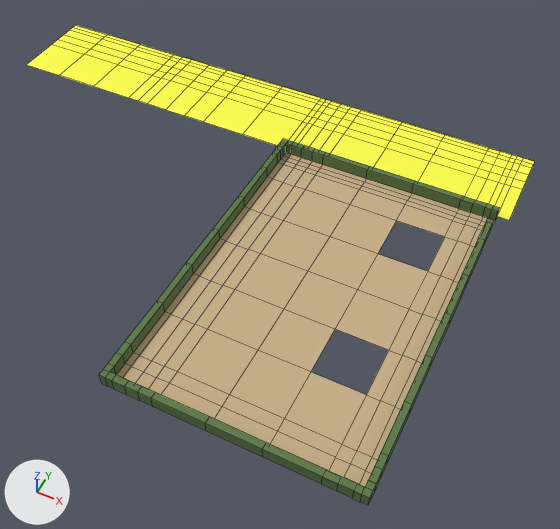
The Blender file assets/buildings/paseo.blend, before and after one commit.
Both versions are drawn from a 50 mm camera at (7.6, -110.3, 87.3) aimed at (-29.8, -35.5, -6.2). Lighting does not change. The marker at lower left points along +X, +Y and +Z. The first picture is the older version. Mesh edges are drawn as thin lines.
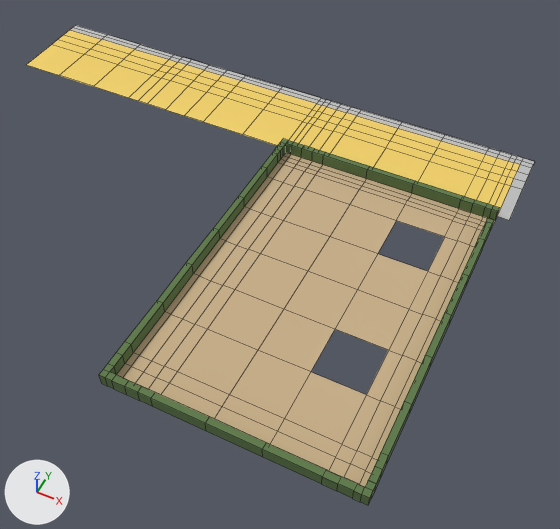
The change, as a list of edits to the scene's bpy script:
```text
Change mat_sand:
    mat_sand.base_color: (1.0, 1.0, 0.0742) -> (0.888, 0.638, 0.147)  # yellow #ffff4d -> yellow #f2d16b
Add mat_sidewalk:
    mat_sidewalk = principled_material('Sidewalk')
    mat_sidewalk.base_color = (0.521, 0.521, 0.521)  # light grey #bfbfbf
    mat_sidewalk.roughness = 1.0
Change me_plane_001:
    where me_plane_001.from_pydata(...)  # 486 vertices, 427 faces; spans x -95.0..1.0, y -70.0..0.0, z 0.0..2.1
    used by ob_plane; location = (0.0, 0.0, 0.0)
    me_plane_001 part 1: 79 of the faces centred in x -91.0..1.0, y -12.0..0.0, z 0.1 switch from mat_sand (yellow #ffff4d) to mat_sidewalk (light grey #bfbfbf)
```

What differs and where, as boxes [x1, y1, x2, y2] in the pictures (560 x 529 px):
'Plane', recoloured
    both: [27, 25, 535, 220]
part 1 of me_plane_001, recoloured
    both: [70, 25, 535, 220]
